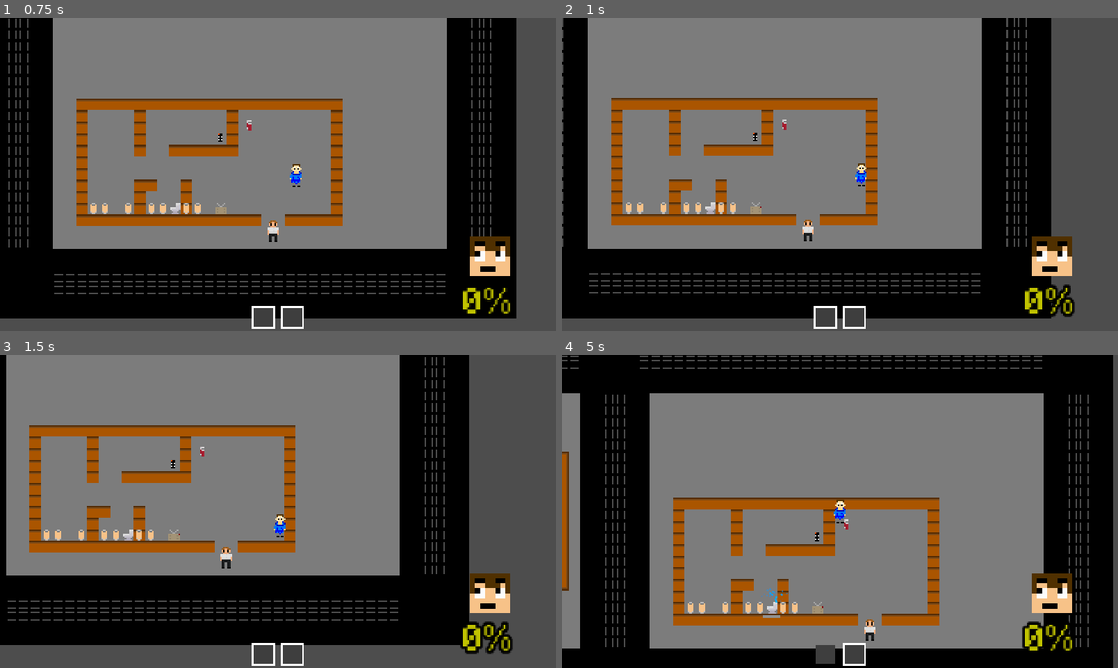
Above: before the commit, frames 1-4 (two rows, left to right).
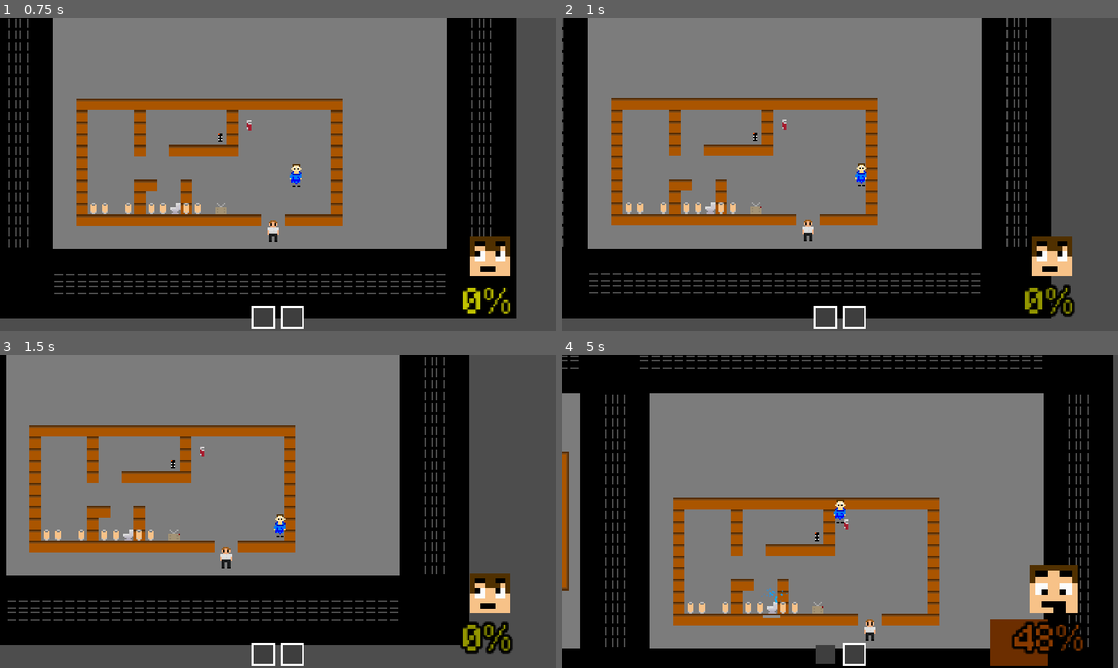
Above: after the commit, the same moments.

Repository: Miles-Miles2/MicroJam_RETRO
Game: Godot game, scene res://scenes/map.tscn
Two runs of this game, one before a commit and one after it. Both use one fixed random seed, a clock stepped at 60 frames per second and the inputs below.
Inputs (mouse positions are in pixels of both pictures, inside the frame that each line leads up to):
- Up to frame 1 (0.75 s): move the mouse to (400, 158) at 0.52 s; hold D (move_right) from 0.53 s (still down); tap Q (drop) at 0.6 s
- Up to frame 2 (1 s): keep holding D (move_right)
- Up to frame 3 (1.5 s): move the mouse to (166, 527) at 1.27 s; release D (move_right) at 1.28 s; hold S (move_down) from 1.28 s (still down); tap E (interact) at 1.35 s
- Up to frame 4 (5 s): move the mouse to (895, 442) at 2.02 s; release S (move_down) at 2.03 s; hold D (move_right) 2.03-2.78 s; tap 1 (invSlot1) at 2.1 s; tap Enter at 2.75 s; move the mouse to (812, 574) at 2.77 s; hold W (move_up) 2.78-3.53 s; tap 2 (invSlot2) at 2.85 s; move the mouse to (1006, 558) at 3.52 s; hold A (move_left) from 3.53 s (still down); click (1006, 558) at 3.6 s; move the mouse to (673, 464) at 4.27 s; tap Q (drop) at 4.35 s

Frame 1 is identical in both runs. In frame 2, 0.3% of the frame differs, in the area x 83-92%, y 86-95%; in frame 3, 0.3%; in frame 4, 2.7%, in the area x 77-94%, y 67-100%.
Error before the commit: Parse Error: Identifier "nextscene" not declared in the current scope. (res://scripts/progress_bar.gd:28)

Commit message:
gameover screen (doesn't work, am going to kill myself)

Diff:
--- a/label.gd
+++ b/label.gd
@@ -1,9 +1,14 @@
 extends Label
 
 @onready var bar: ProgressBar = $CanvasLayer/ProgressBar
+@onready var min = get_node("/root/GlobalProgressBar").get_minutes()
+@onready var sec = get_node("/root/GlobalProgressBar").get_seconds()
+@onready var scream: AudioStreamPlayer2D = $AudioStreamPlayer2D
+
 
 func _ready() -> void:
-	if bar.minutes == 1:
-		text = ("YOU LASTED " + str(bar.minutes) + " MINUTE\nAND " + str(bar.seconds) + " SECONDS!")
+	scream.play()
+	if min == 1:
+		text = ("YOU LASTED\n" + str(min) + " MINUTE\nAND\n" + str(sec) + " SECONDS!")
 	else:
-		text = ("YOU LASTED " + str(bar.minutes) + " MINUTES\nAND " + str(bar.seconds) + " SECONDS!")
+		text = ("YOU LASTED\n" + str(min) + " MINUTES\nAND\n" + str(sec) + " SECONDS!")
--- a/project.godot
+++ b/project.godot
@@ -14,6 +14,10 @@
 run/main_scene="res://scenes/map.tscn"
 config/features=PackedStringArray("4.3", "GL Compatibility")
 config/icon="res://icon.svg"
+
+[autoload]
+
+GlobalProgressBar="*res://scripts/progress_bar.gd"
 
 [display]
 
--- a/scenes/gameover.tscn
+++ b/scenes/gameover.tscn
@@ -1,10 +1,12 @@
-[gd_scene load_steps=6 format=3 uid="uid://cbjoewoteoe8i"]
+[gd_scene load_steps=8 format=3 uid="uid://cbjoewoteoe8i"]
 
 [ext_resource type="Texture2D" uid="uid://b5yoovnkld8ri" path="res://Assets/Sprites/No words_0_0.png" id="1_5e4a2"]
 [ext_resource type="FontFile" uid="uid://b6r1i3o53ider" path="res://Assets/Minecraft.ttf" id="2_udgy2"]
 [ext_resource type="Script" path="res://scripts/button.gd" id="3_sveje"]
 [ext_resource type="AudioStream" uid="uid://bvgchvx0n8r" path="res://Assets/Audio/arcade-game-retro-8-bit-big-shot-1-smartsound-fx-1-00-00.mp3" id="4_s4ike"]
+[ext_resource type="FontFile" uid="uid://daji6udelnfum" path="res://Assets/upheavtt.ttf" id="5_1o72d"]
 [ext_resource type="Script" path="res://label.gd" id="5_yjshp"]
+[ext_resource type="AudioStream" uid="uid://qrpym8yc8eeh" path="res://Assets/Audio/screams/f736af3c3e9847fba0f3b6a5716ab59a (1).mp3" id="7_bl88a"]
 
 [node name="gameover" type="Node2D"]
 
@@ -42,7 +44,7 @@
 [node name="Timer" type="Timer" parent="retry"]
 wait_time = 0.5
 
-[node name="retry2" type="Button" parent="."]
+[node name="title" type="Button" parent="."]
 offset_left = 30.0
 offset_top = 172.0
 offset_right = 97.0
@@ -51,23 +53,38 @@
 theme_override_fonts/font = ExtResource("2_udgy2")
 text = "TITLE"
 script = ExtResource("3_sveje")
-nextscene = "res://scenes/map.tscn"
+nextscene = "res://scenes/title.tscn"
 metadata/_edit_use_anchors_ = true
 
-[node name="AudioStreamPlayer2D" type="AudioStreamPlayer2D" parent="retry2"]
+[node name="AudioStreamPlayer2D" type="AudioStreamPlayer2D" parent="title"]
 stream = ExtResource("4_s4ike")
 volume_db = 24.0
 bus = &"SFX"
 
-[node name="Timer" type="Timer" parent="retry2"]
+[node name="Timer" type="Timer" parent="title"]
 wait_time = 0.5
 
 [node name="Label" type="Label" parent="."]
-offset_right = 40.0
-offset_bottom = 23.0
+offset_left = -715.0
+offset_top = -214.0
+offset_right = 744.0
+offset_bottom = 27.0
+theme_override_constants/outline_size = 15
+theme_override_fonts/font = ExtResource("5_1o72d")
+theme_override_font_sizes/font_size = 64
+text = "YOU LASTED
+2 MINUTES
+AND
+60 SECONDS"
+horizontal_alignment = 1
 script = ExtResource("5_yjshp")
+
+[node name="AudioStreamPlayer2D" type="AudioStreamPlayer2D" parent="Label"]
+stream = ExtResource("7_bl88a")
+volume_db = 24.0
+bus = &"SFX"
 
 [connection signal="pressed" from="retry" to="retry" method="_on_pressed"]
 [connection signal="timeout" from="retry/Timer" to="retry" method="_on_timer_timeout"]
-[connection signal="pressed" from="retry2" to="retry2" method="_on_pressed"]
-[connection signal="timeout" from="retry2/Timer" to="retry2" method="_on_timer_timeout"]
+[connection signal="pressed" from="title" to="title" method="_on_pressed"]
+[connection signal="timeout" from="title/Timer" to="title" method="_on_timer_timeout"]
--- a/scripts/progress_bar.gd
+++ b/scripts/progress_bar.gd
@@ -11,8 +11,8 @@
 @onready var tex4: TextureRect = $"../TextureRect4"
 
 var  total_seconds: int = 0
-var  minutes: int = 0
-var seconds: int = 0
+@export var minutes: int
+@export var seconds: int
 
 func get_minutes():
 	return minutes
@@ -25,7 +25,8 @@
 	minutes = int(total_seconds/60)
 	seconds = int(total_seconds % 60)
 	print("YOU LASTED " + str(minutes) + " MINUTE(S) AND " + str(seconds) + " SECONDS!")
-	get_tree().change_scene_to_file(nextscene)
+	get_tree().change_scene_to_file("res://scenes/gameover.tscn")
+
 
 func _on_timer_timeout() -> void:
 	total_seconds += 1
